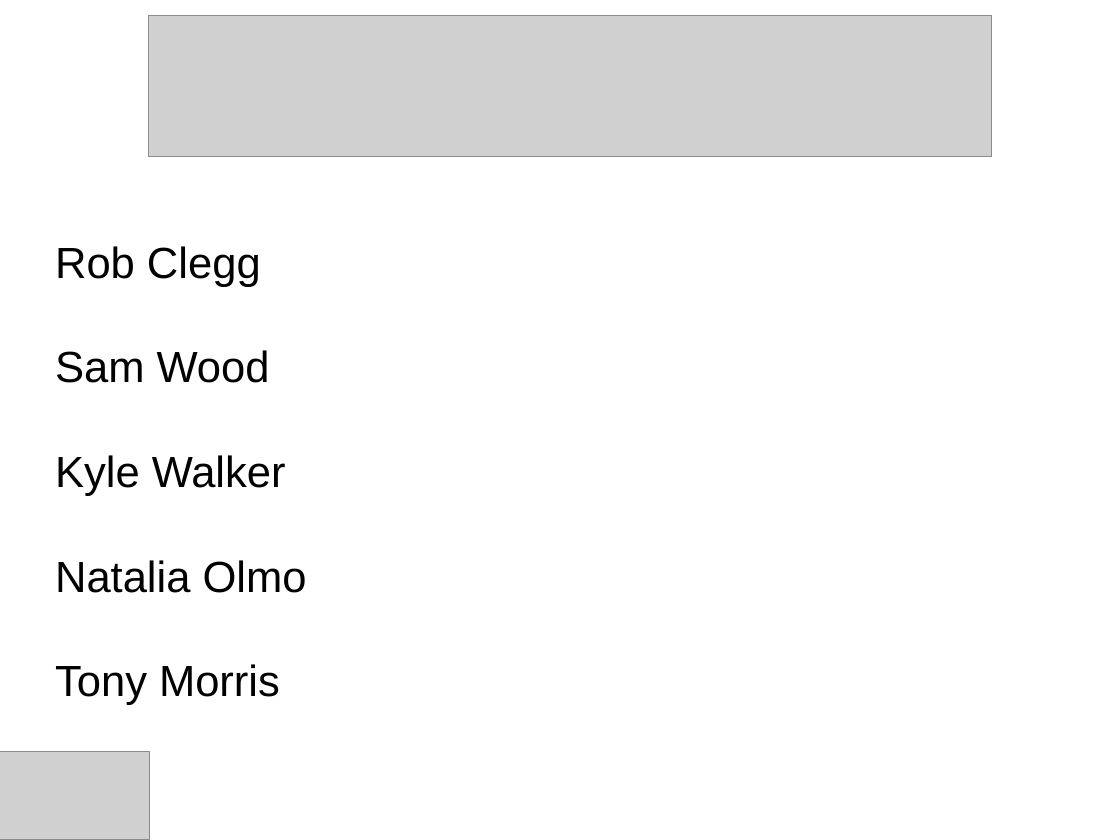
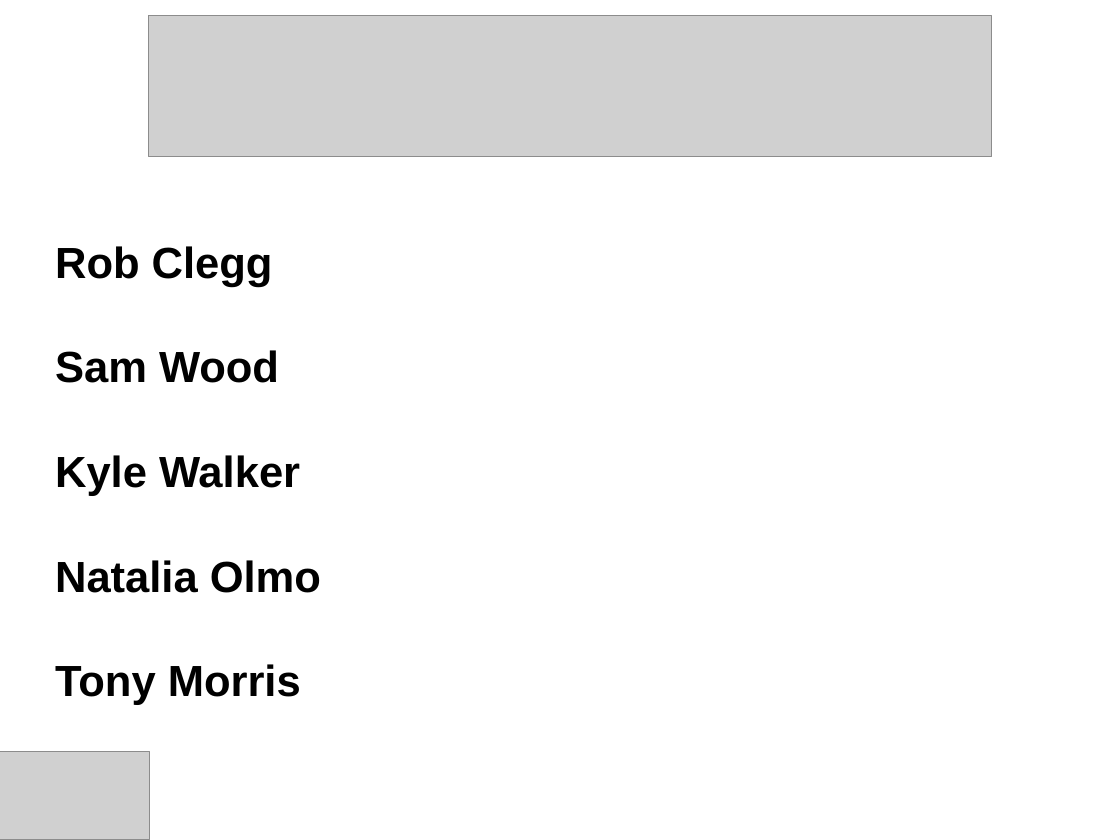
Before and after one commit to TonyDMorris/plunder-presentation, a slide deck: slide 1 of plunder.ppt. Drawn at 1120x840 pixels with LibreOffice and Linux fonts; fonts in the diff are those of the drawing; grey boxes stand for pictures; background and template pictures are left out. Boxes give left, top, right and bottom in pixels: in the first picture for what was removed or moved away, otherwise in the second. Text is boxed around its words. In the diff, an @@ line names an element or a change of style, - is before the commit and + after.

```diff
--- a/plunder.ppt
+++ b/plunder.ppt
@@ text "Rob Clegg" at bbox=[55, 246, 321, 705]: bold on @@
```
Also in this commit, not shown: 1 other slide changed, 1 other file.
